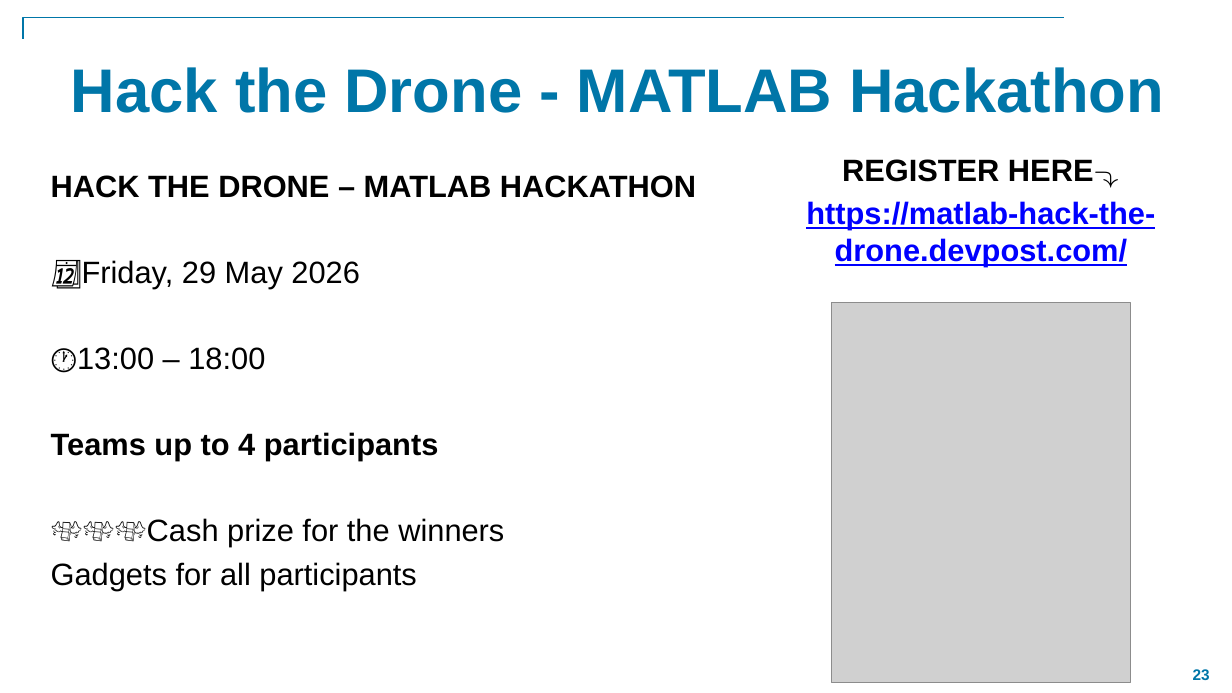
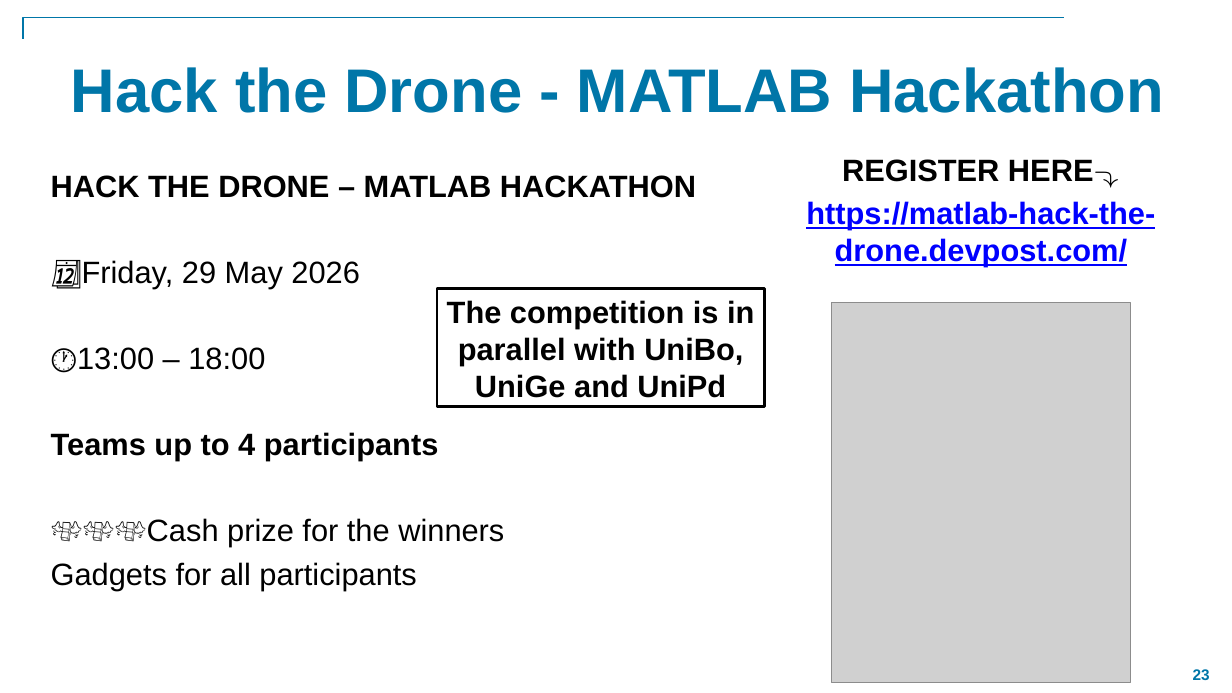
Before and after one commit to simoomonte/Simscape-Onramp, a slide deck: slide 23 of Simscape_Onramp_presentation.pptx. Drawn at 1232x693 pixels with LibreOffice and Linux fonts; fonts in the diff are those of the drawing; grey boxes stand for pictures; background and template pictures are left out. Boxes give left, top, right and bottom in pixels: in the first picture for what was removed or moved away, otherwise in the second. Text is boxed around its words. In the diff, an @@ line names an element or a change of style, - is before the commit and + after.

```diff
--- a/Simscape_Onramp_presentation.pptx
+++ b/Simscape_Onramp_presentation.pptx
@@ rectangle added at [437,288,764,407], outline #000000 2.25 pt, 24 pt, text #000000, bold @@
+The competition is in parallel with UniBo, UniGe and UniPd
```
Also in this commit, not shown: 1 other slide changed.
